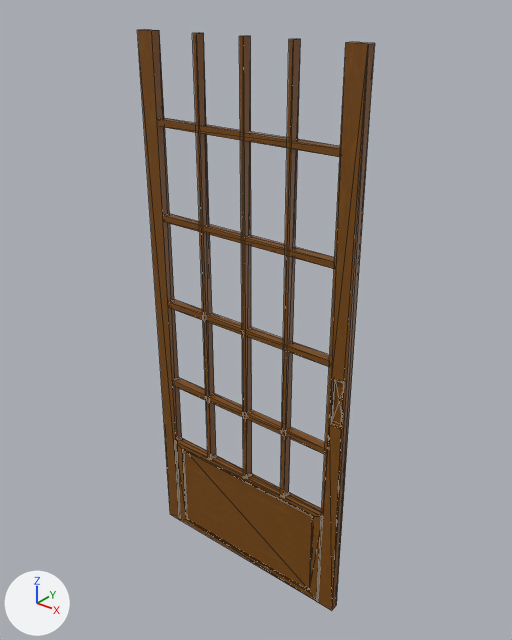
A saved change to the OBJ model resources/game/model/result_syouji_left.obj.
Before and after are seen from a 50 mm lens placed at (54.8, -763.3, 14.1), pointed at (-13.3, -678.1, -38.8). The lights are fixed; the arrows at lower left show +X, +Y and +Z. The older version comes first. Mesh edges are drawn as thin lines. Where no turn or scale is listed for an object, it has been applied to the vertices.

Objects in the first picture: '立方体.546'.
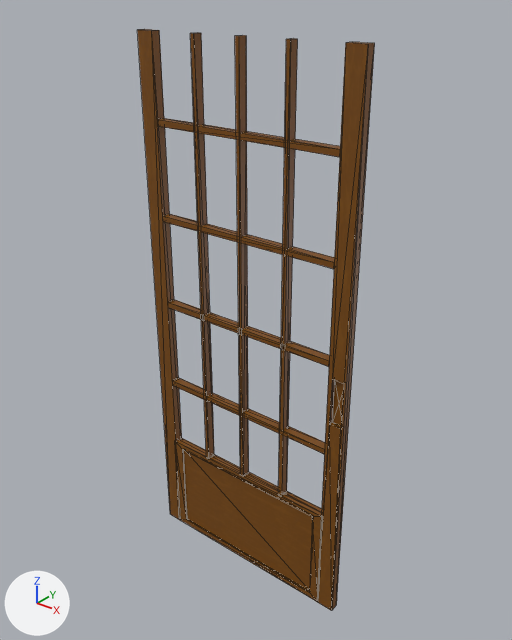
The newer file is also turned or shifted as a whole; pictures and numbers use the older file's frame.

Edits to the bpy script that builds the scene:
```text
Change me_立方体_546:
    where me_立方体_546.from_pydata(...)  # 116 vertices, 192 faces; spans x -34.5..7.0, y -681.3..-679.6, z -90.5..6.5
    used by ob_立方体_546; location = (0.0, 0.0, 0.0)
    me_立方体_546 part 1: a new loose piece, a box spanning x -31.4..3.7, y -681.3..-679.6, z -8.0..-6.9, in mat_マテリアル_265 (picture img_wood_tate_png)
    me_立方体_546 part 2: the loose piece of 8 vertices spanning x -31.3..3.8, y -681.3..-679.6, z -40.5..-39.4 is turned -180 degrees about the z axis through its middle, then moved by (-0.1, 0.0, -16.6)
    me_立方体_546 part 3: the loose piece of 8 vertices spanning x -31.3..3.8, y -681.3..-679.6, z -24.2..-23.1 is turned -180 degrees about the z axis through its middle, then moved by (-0.1, 0.0, -16.3)
    me_立方体_546 part 4: a new loose piece, a box spanning x -31.4..3.7, y -681.3..-679.6, z -24.2..-23.1, in mat_マテリアル_265 (picture img_wood_tate_png)
    me_立方体_546 part 5: a new loose piece, a box spanning x -5.6..-4.87, y -681.26..-679.65, z -70.25..6.45, in mat_マテリアル_265 (picture img_wood_tate_png)
    me_立方体_546 part 6: the loose piece of 8 vertices spanning x -22.7..-22.0, y -681.3..-679.6, z -70.3..6.5 is turned 180 degrees about the z axis through its middle, then moved by (-0.5, 0.0, 0.0)
    me_立方体_546 part 7: the loose piece of 8 vertices spanning x -5.1..-4.4, y -681.3..-679.6, z -70.3..6.5 is deleted
    me_立方体_546 part 8
    11 vertices are removed from x -13.0..6.5, y -681.3..-679.6, z -70.3..6.5
    62 faces are deleted
    5 vertices move from x -13.0..6.5, y -681.3..-679.6, z -70.3..-42.4 to x -14.5..6.5, y -681.3..-679.6, z -70.3..-42.4
    11 vertices are added at x -14.5..6.5, y -681.3..-679.6, z -70.3..6.5
    62 new faces join them
```

Pixel boxes [x1, y1, x2, y2] of what changed, in the pictures (512 x 640 px; the box of a moved part takes in the faces that stretch with it):
part 1 of me_立方体_546, added (brown): after [157, 118, 340, 157]
part 2 of me_立方体_546, moved or reshaped: before [168, 300, 330, 367]; after [173, 378, 325, 454]
part 3 of me_立方体_546, moved or reshaped: before [163, 214, 335, 269]; after [168, 300, 330, 367]
part 4 of me_立方体_546, added (brown): after [162, 214, 335, 269]
part 5 of me_立方体_546, added (brown): after [278, 38, 298, 496]
part 6 of me_立方体_546, moved or reshaped: before [192, 33, 216, 459]; after [190, 33, 214, 459]
part 7 of me_立方体_546, deleted (brown): before [280, 39, 301, 497]
part 8 of me_立方体_546, moved or reshaped: [137, 29, 344, 602] in both
